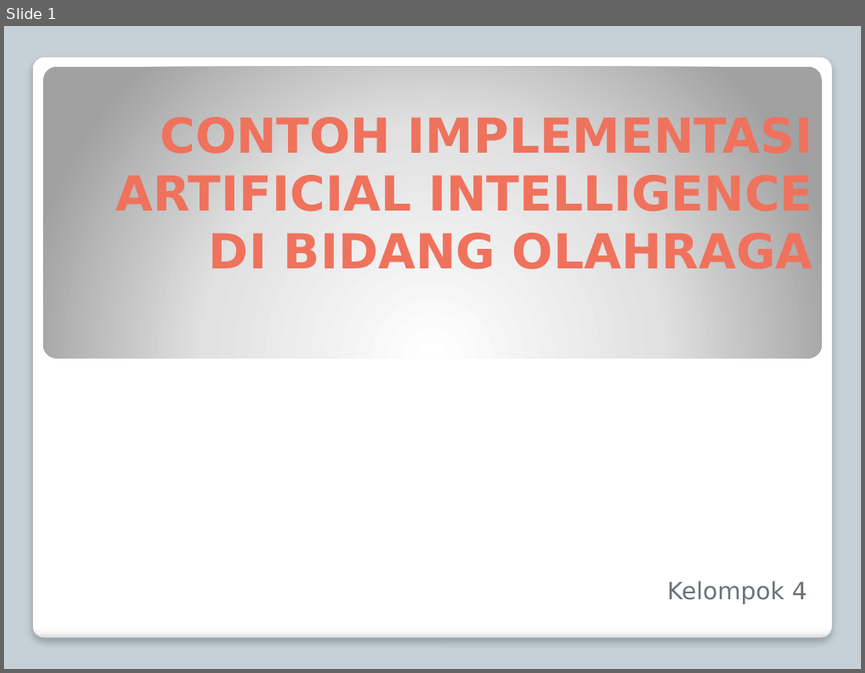
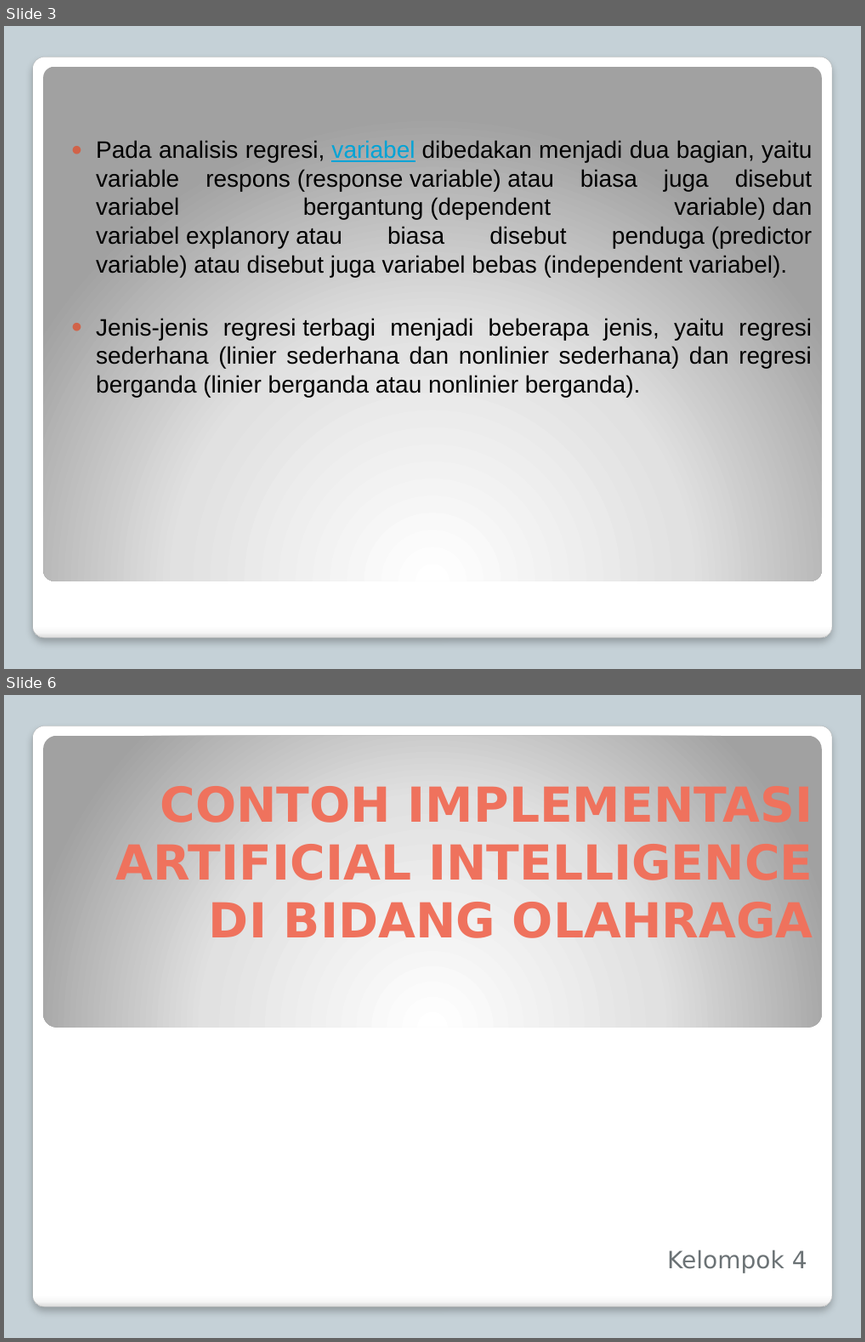
Before and after one commit to yudhapatria/Pengantar-Algoritma-Deep-Learning, a slide deck: Tugas 3/Kelompok 4.pptx. Shown one above the other, each under a label of ours: slide 1 before the commit, slides 3 and 6 after it; the slides between them are not shown. The pictures are 865x673 and 865x1342 pixels, drawn with LibreOffice and Linux fonts; fonts in the diff are those of the drawing. Boxes give left, top, right and bottom in pixels: in the first picture for what was removed or moved away, otherwise in the second. Text is boxed around its words. In the diff, an @@ line names an element or a change of style, - is before the commit and + after.

```diff
--- a/Tugas 3/Kelompok 4.pptx
+++ b/Tugas 3/Kelompok 4.pptx
@@ slide 3 added at [4,26,861,669], background #C5D1D7; not listed: 1 template element that a slide beside it also shows @@
@@ rounded rectangle added at [43,66,822,580], fill gradient #FFFFFF to #E1E1E1 to #A2A2A2 @@
@@ text added at [96,140,812,397], 20 pt, text #000000 @@
+● Pada analisis regresi, variabel dibedakan menjadi dua bagian, yaitu variable respons (response variable) atau biasa juga disebut variabel bergantung (dependent variable) dan variabel explanory atau biasa disebut penduga (predictor variable) atau disebut juga variabel bebas (independent variabel).
+● Jenis-jenis regresi terbagi menjadi beberapa jenis, yaitu regresi sederhana (linier sederhana dan nonlinier sederhana) dan regresi berganda (linier berganda atau nonlinier berganda).
@@ what was slide 1 is now slide 6 @@
```
Also in this commit, not shown: 4 other slides added, 1 other file.
